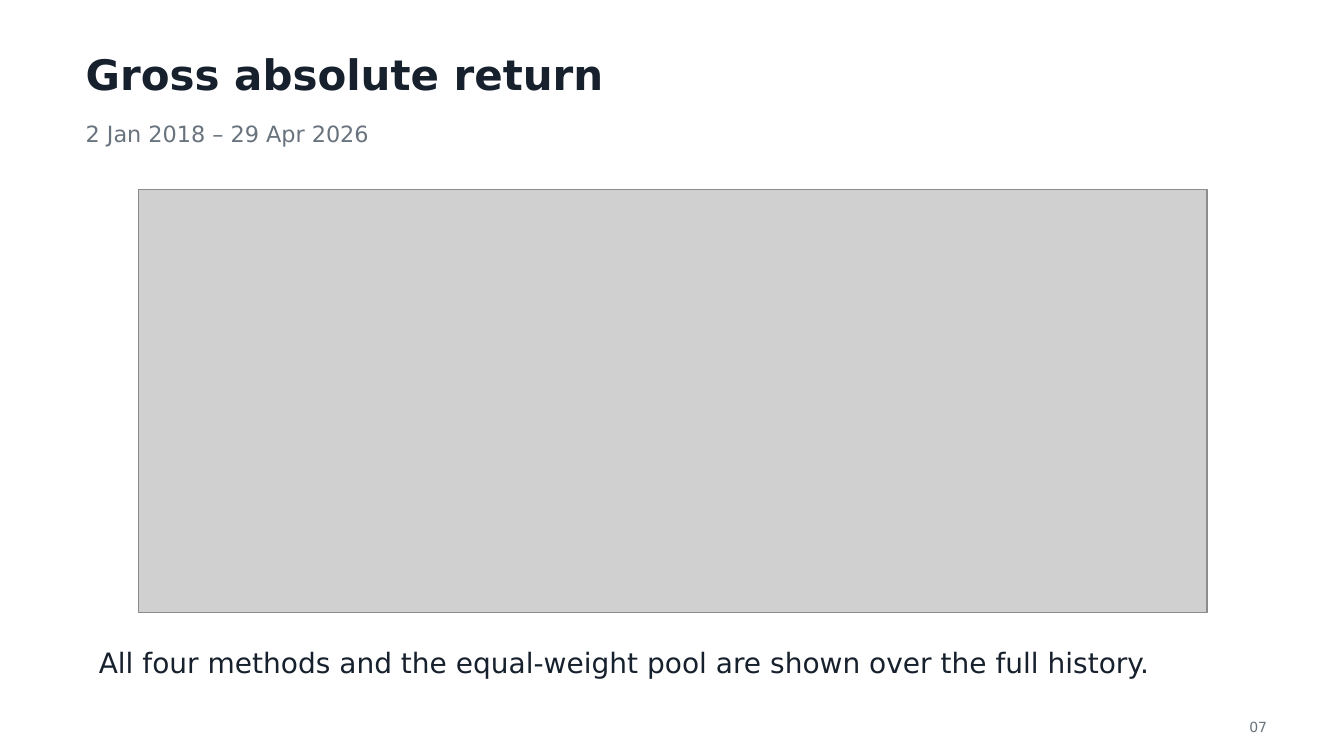
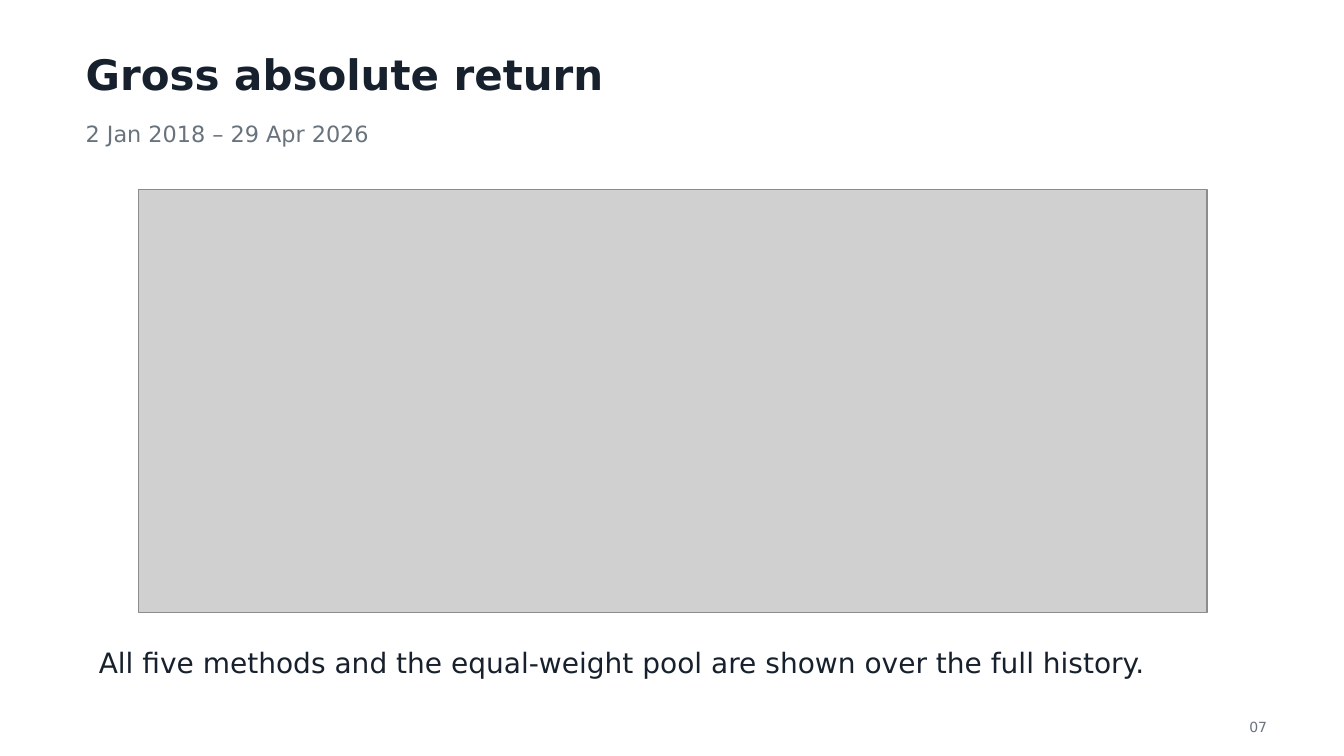
Before and after one commit to smallwhite1909/Investment-Group9, a slide deck: slide 7 of Presentation_Group9.pptx. Drawn at 1344x756 pixels with LibreOffice and Linux fonts; fonts in the diff are those of the drawing; grey boxes stand for pictures. Boxes give left, top, right and bottom in pixels: in the first picture for what was removed or moved away, otherwise in the second. Text is boxed around its words. In the diff, an @@ line names an element or a change of style, - is before the commit and + after.

```diff
--- a/Presentation_Group9.pptx
+++ b/Presentation_Group9.pptx
@@ text at (x1=99, y1=651, x2=1144, y2=679): text changed @@
-All four methods and the equal-weight pool are shown over the full history.
+All five methods and the equal-weight pool are shown over the full history.
```
Also in this commit, not shown: 3 other slides changed, 1 slide added, 1 slide removed, 9 other files.
